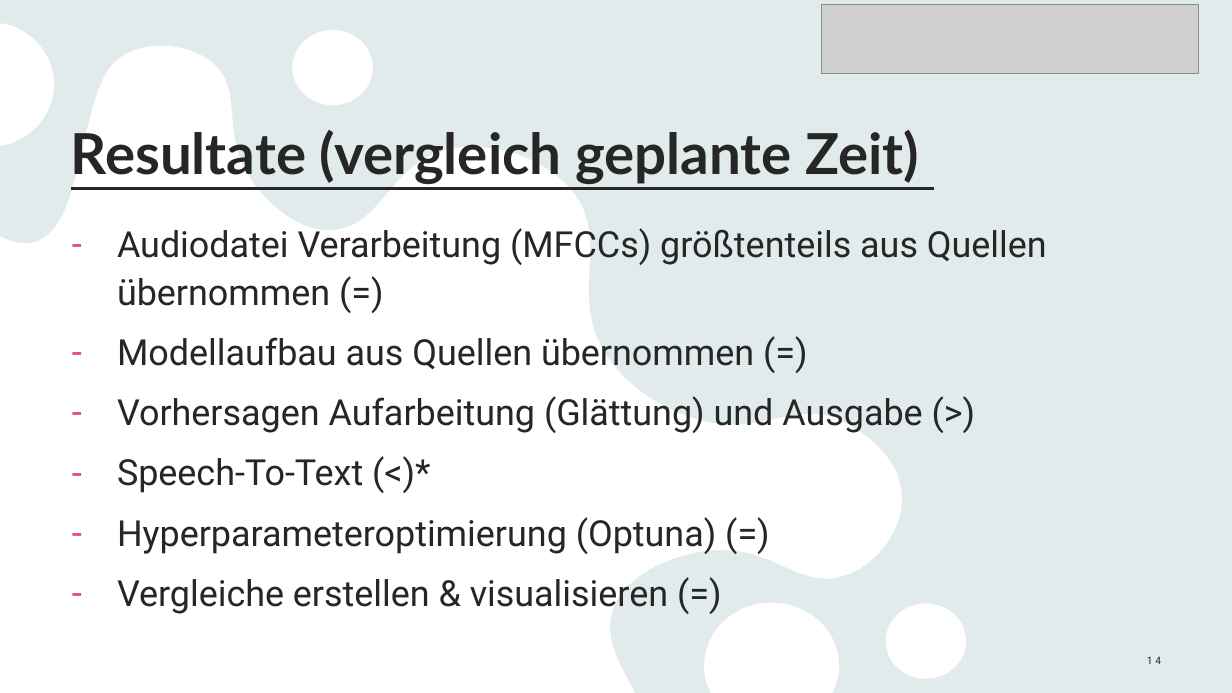
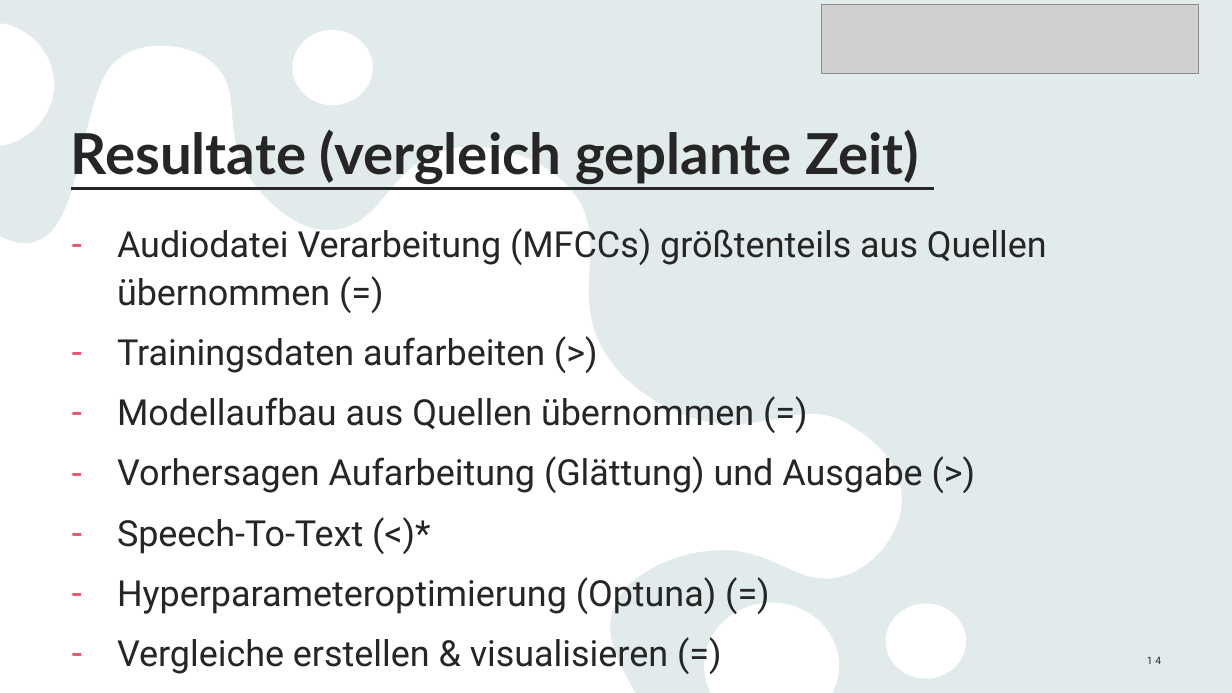
Before and after one commit to Linelle-7/Sprecherkennung-Deep-Learning-, a slide deck: slide 14 of 2025-02-12_Voice_Recognition_FinalPresentation.pptx. Drawn at 1232x693 pixels with LibreOffice and Linux fonts; fonts in the diff are those of the drawing; grey boxes stand for pictures. Boxes give left, top, right and bottom in pixels: in the first picture for what was removed or moved away, otherwise in the second. Text is boxed around its words. In the diff, an @@ line names an element or a change of style, - is before the commit and + after.

```diff
--- a/2025-02-12_Voice_Recognition_FinalPresentation.pptx
+++ b/2025-02-12_Voice_Recognition_FinalPresentation.pptx
@@ text at (x1=117, y1=337, x2=545, y2=373): paragraph added @@
+– Trainingsdaten aufarbeiten (>)
```
Also in this commit, not shown: 2 other slides changed, 1 slide added.
